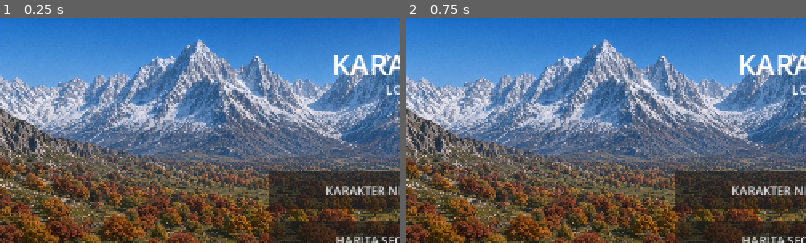
Above: before the commit, frames 1-2 (left to right).
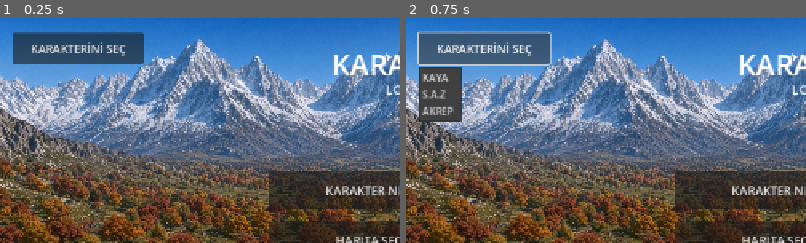
Above: after the commit, the same moments.

Repository: cantrsx-blip/GrayCardWars
Game: Godot game, scene res://scenes/Intro.tscn
The game is run twice, just before and just after one commit, with the same random seed, the same clock (stepped at 60 frames per second) and the same inputs.
Inputs (mouse positions are % of the whole screen's width and height, from its top left):
- Up to frame 1 (0.25 s): no input
- Up to frame 2 (0.75 s): click (10, 7) at 0.5 s, where only the run after the commit has a clickable "KARAKTERİNİ SEÇ"
The pictures show only the part of the screen within x 0-50%, y 0-50%; the shares and areas given below are measured in that part.

The runs differ from the first frame. In frame 1, 4.7% of the frame differs, in the area x 3-36%, y 6-21%; in frame 2, 7.8%, in the area x 2-37%, y 5-47%.

Commit message:
Add top-left character select button to lobby

Diff:
--- a/scripts/intro.gd
+++ b/scripts/intro.gd
@@ -83,6 +83,15 @@
 	add_child(inventory_button)
 	_update_lobby_currency()
 
+	var choose_character_button=Button.new()
+	choose_character_button.text="KARAKTERİNİ SEÇ"
+	choose_character_button.set_anchors_preset(Control.PRESET_TOP_LEFT)
+	choose_character_button.position=Vector2(20,24)
+	choose_character_button.size=Vector2(210,50)
+	choose_character_button.add_theme_font_size_override("font_size",18)
+	choose_character_button.pressed.connect(_open_character_menu_from_corner)
+	add_child(choose_character_button)
+
 	var panel=VBoxContainer.new()
 	panel.set_anchors_preset(Control.PRESET_CENTER)
 	panel.position=Vector2(-210,-115)
@@ -122,6 +131,11 @@
 		map_popup.add_item(MAPS[i],i)
 	map_popup.id_pressed.connect(_map_selected)
 	add_child(map_popup)
+
+func _open_character_menu_from_corner():
+	character_popup.position=Vector2i(20,78)
+	character_popup.size=Vector2i(210,0)
+	character_popup.popup()
 
 func _open_character_menu():
 	var pos:=character_button.get_screen_position()
